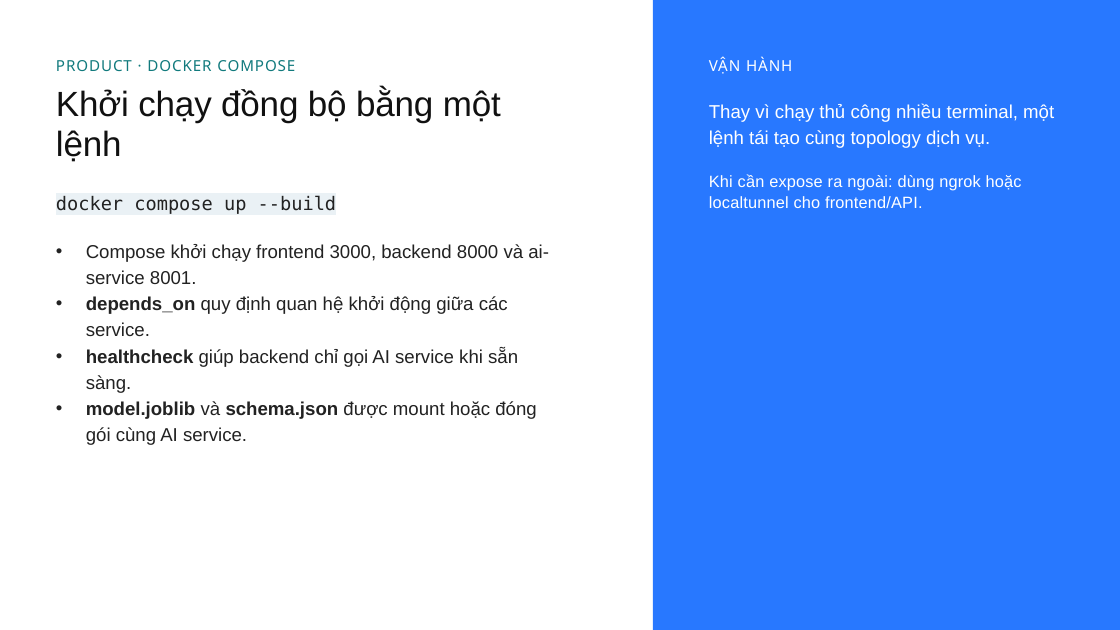
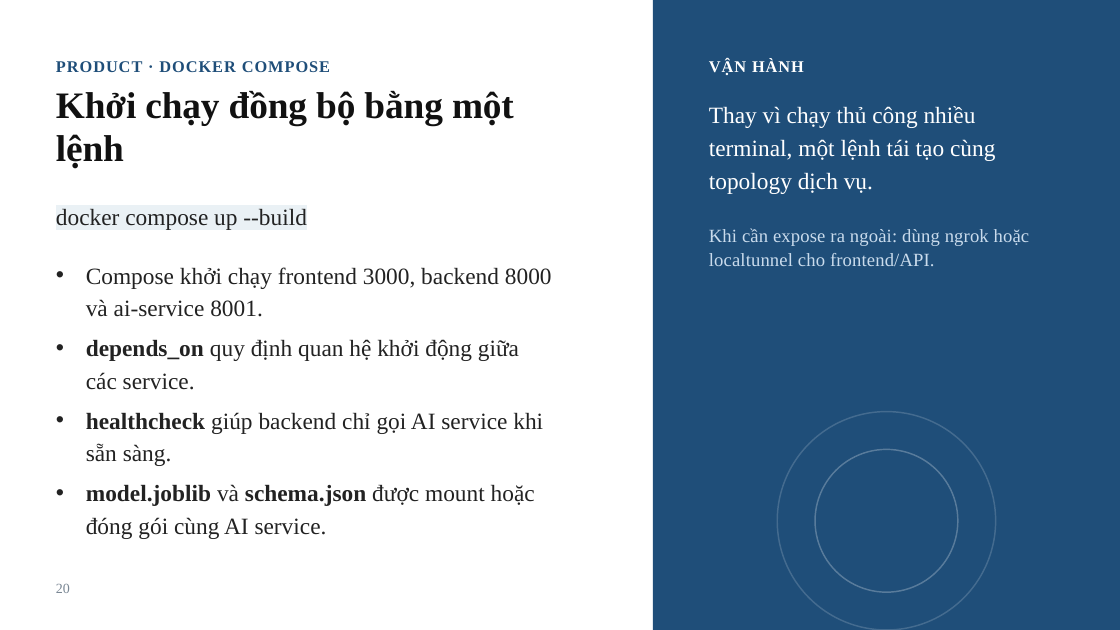
Before and after one commit to hiudz377/02_10123298_10123135_DuDoanKhaNangTrungTuyenSauDaiHoc, a slide deck: slide 20 of docs/slide.pptx. Drawn at 1120x630 pixels with LibreOffice and Linux fonts; fonts in the diff are those of the drawing; background and template pictures are left out. Boxes give left, top, right and bottom in pixels: in the first picture for what was removed or moved away, otherwise in the second. Text is boxed around its words. In the diff, an @@ line names an element or a change of style, - is before the commit and + after.

```diff
--- a/docs/slide.pptx
+++ b/docs/slide.pptx
@@ rectangle at <box>653,0,1120,630</box>: fill #2878FF to #1F4E79 @@
@@ text "PRODUCT · DOCKER COMPOSE" at <box>56,61,330,72</box>: size 13 to 14 pt, font Noto Sans to Times New Roman, text colour #117A7D to #1F4E79, bold on @@
@@ text "VẬN HÀNH" at <box>709,59,804,75</box>: size 13 to 14 pt, font Noto Sans to Times New Roman, bold on @@
@@ text "Khởi chạy đồng bộ bằng ..." at <box>56,90,514,168</box>: size 30 to 32 pt, font Arial to Times New Roman, bold on @@
@@ text "Thay vì chạy thủ công ..." at <box>709,106,995,194</box>: size 16 to 20 pt, font Arial to Times New Roman @@
@@ text "docker compose up --build": place and size @@
-text "docker compose up --build" at <box>56,195,336,214</box>
+text "docker compose up --build" at <box>56,209,307,230</box>
@@ text "docker compose up --build" at <box>56,209,307,230</box>: size 16 to 20 pt, font DejaVu Sans Mono to Times New Roman @@
@@ text "Khi cần expose ra ngoài: ...": place and size @@
-text "Khi cần expose ra ngoài: ..." at <box>709,174,1022,208</box>
+text "Khi cần expose ra ngoài: ..." at <box>709,228,1030,266</box>
@@ text "Khi cần expose ra ngoài: ..." at <box>709,228,1030,266</box>: size 14 to 16 pt, font Arial to Times New Roman, text colour #FFFFFF to #C9DBEC @@
@@ text "Compose khởi chạy frontend 3000, ...": place and size @@
-text "Compose khởi chạy frontend 3000, ..." at <box>86,244,549,445</box>
+text "Compose khởi chạy frontend 3000, ..." at <box>86,267,552,539</box>
@@ text "Compose khởi chạy frontend 3000, ..." at <box>86,267,552,539</box>: size 16 to 20 pt, font Arial to Times New Roman; more space between paragraphs @@
@@ ellipse added at <box>777,412,996,630</box>, outline #FFFFFF 1.25 pt @@
@@ ellipse added at <box>815,450,958,592</box>, outline #FFFFFF 1.25 pt @@
@@ page number added at <box>56,584,70,593</box>, 12 pt, text #7A8794 @@
+20
```
Also in this commit, not shown: 22 other slides changed.
